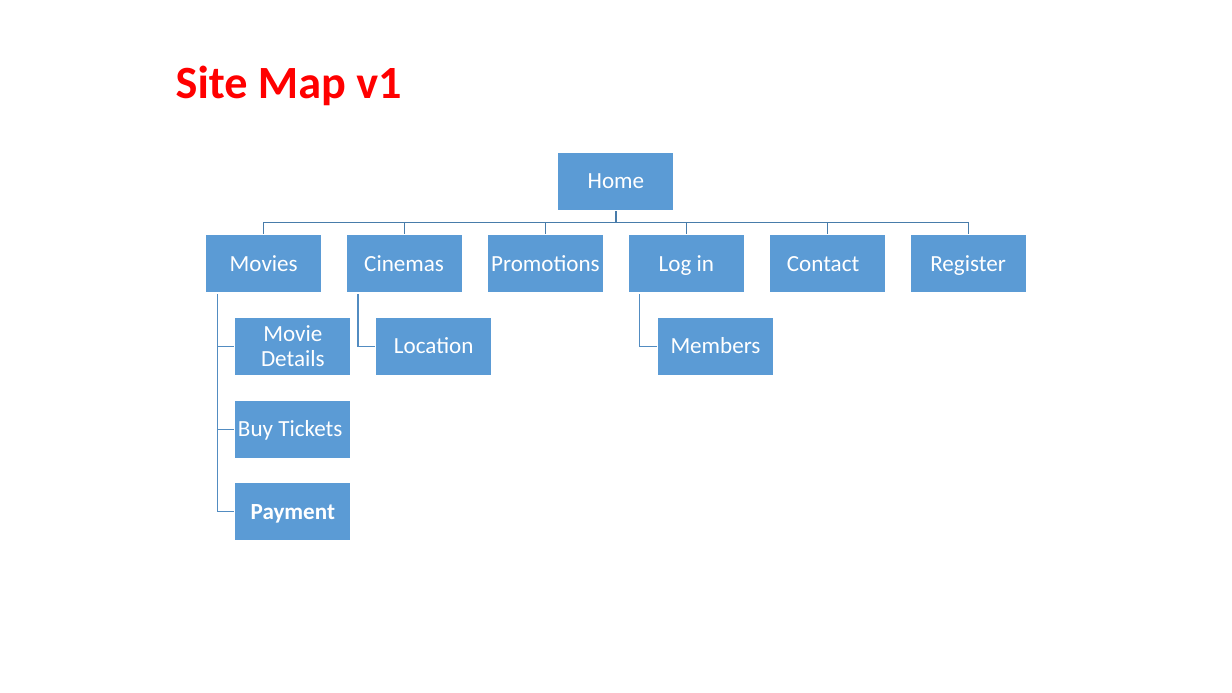
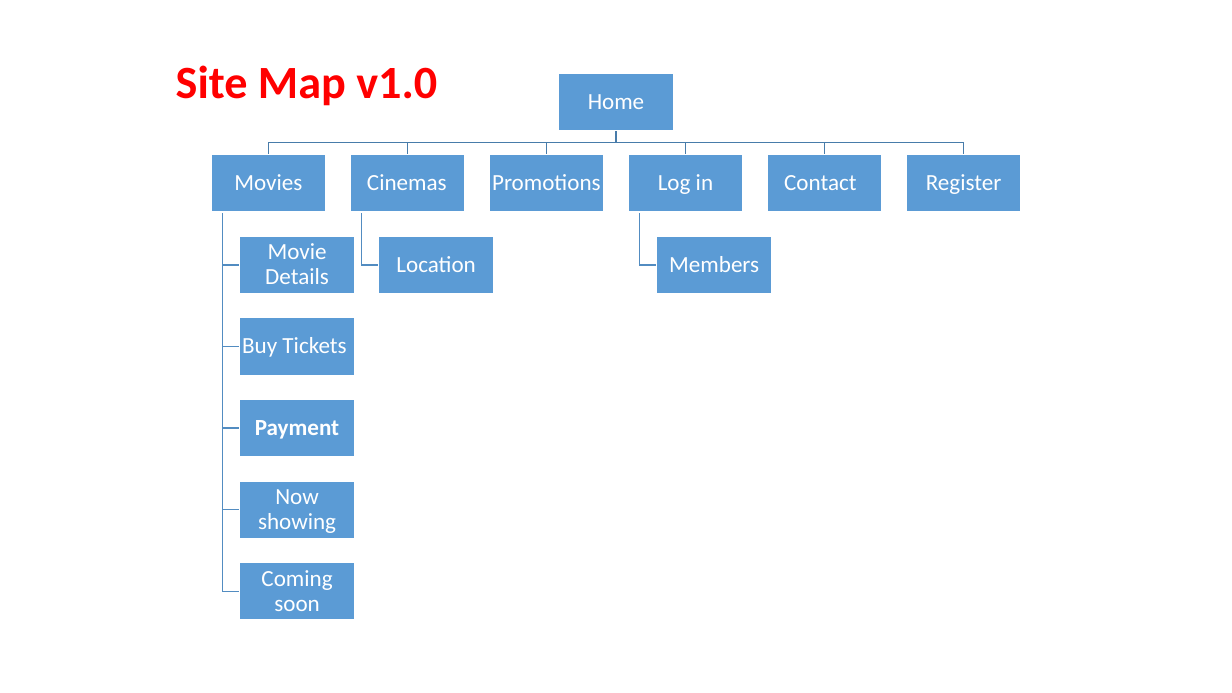
Before and after one commit to shanecalebz/movie4717, a slide deck: slide 2 of sitemap_v1.0.pptx. Drawn at 1232x693 pixels with LibreOffice and Linux fonts; fonts in the diff are those of the drawing. Boxes give left, top, right and bottom in pixels: in the first picture for what was removed or moved away, otherwise in the second. Text is boxed around its words. In the diff, an @@ line names an element or a change of style, - is before the commit and + after.

```diff
--- a/sitemap_v1.0.pptx
+++ b/sitemap_v1.0.pptx
@@ text at (x1=176, y1=65, x2=437, y2=106): text changed @@
-Site Map v1
+Site Map v1.0
@@ rectangle moved from (x1=657, y1=317, x2=774, y2=375) to (x1=558, y1=73, x2=673, y2=130) @@
@@ freeform shape resized from (x1=264, y1=211, x2=616, y2=235) to (x1=268, y1=130, x2=616, y2=154) @@
@@ freeform shape resized from (x1=616, y1=211, x2=969, y2=235) to (x1=616, y1=130, x2=964, y2=154) @@
@@ group added at (x1=211, y1=154, x2=465, y2=611): 2 freeform shapes, 2 rectangles, 2 texts @@
+Now showing
+Coming soon
@@ rectangle moved from (x1=558, y1=152, x2=675, y2=211) to (x1=628, y1=154, x2=743, y2=212) @@
@@ text "Register" moved from (x1=930, y1=255, x2=1006, y2=275) to (x1=926, y1=174, x2=1002, y2=194) @@
@@ rectangle moved from (x1=910, y1=235, x2=1027, y2=293) to (x1=907, y1=154, x2=1021, y2=212) @@
@@ 5 texts, 2 freeform shapes moved together from (x1=217, y1=211, x2=616, y2=440) to (x1=223, y1=130, x2=616, y2=357) @@
@@ freeform shape resized from (x1=217, y1=293, x2=235, y2=512) to (x1=223, y1=212, x2=240, y2=591) @@
@@ freeform shape resized from (x1=217, y1=293, x2=235, y2=429) to (x1=223, y1=212, x2=240, y2=509) @@
@@ rectangle moved from (x1=206, y1=235, x2=323, y2=293) to (x1=239, y1=237, x2=354, y2=294) @@
@@ 5 texts, 5 freeform shapes, 2 rectangles moved together from (x1=359, y1=173, x2=885, y2=353) to (x1=361, y1=94, x2=882, y2=272) @@
@@ rectangle moved from (x1=347, y1=235, x2=463, y2=293) to (x1=379, y1=237, x2=494, y2=294) @@
@@ rectangle moved from (x1=628, y1=235, x2=745, y2=293) to (x1=657, y1=237, x2=772, y2=294) @@
@@ text "Payment" moved from (x1=251, y1=504, x2=335, y2=523) to (x1=255, y1=420, x2=339, y2=439) @@
@@ 3 rectangles moved together from (x1=235, y1=317, x2=351, y2=541) to (x1=239, y1=318, x2=354, y2=539) @@
@@ rectangle moved from (x1=375, y1=317, x2=492, y2=375) to (x1=239, y1=563, x2=354, y2=620) @@
```
Also in this commit, not shown: 1 slide added, 1 other file.
